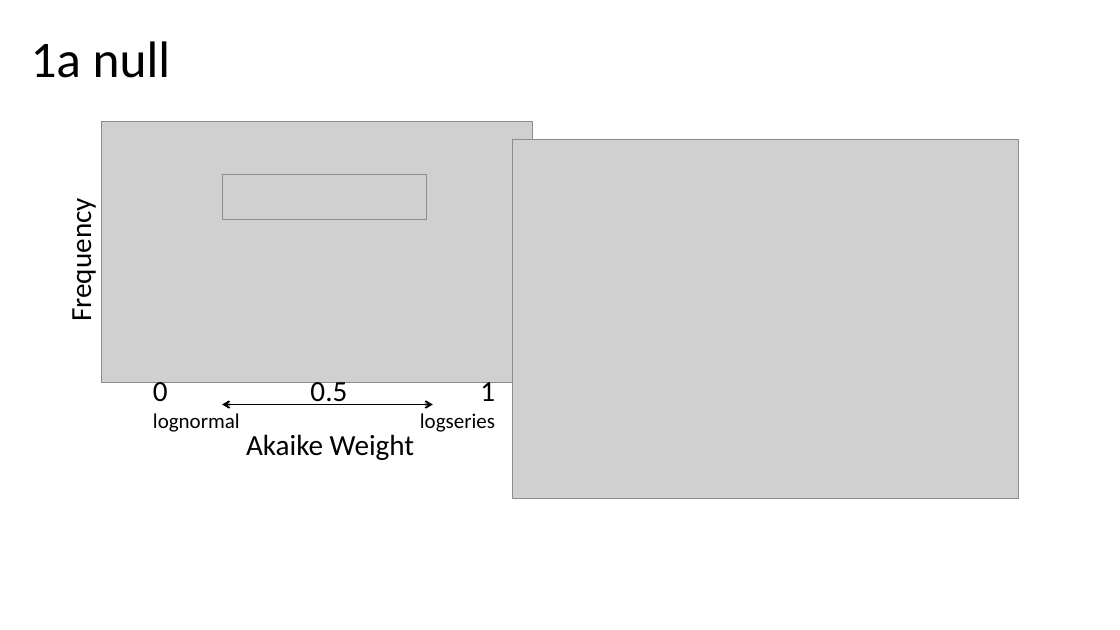
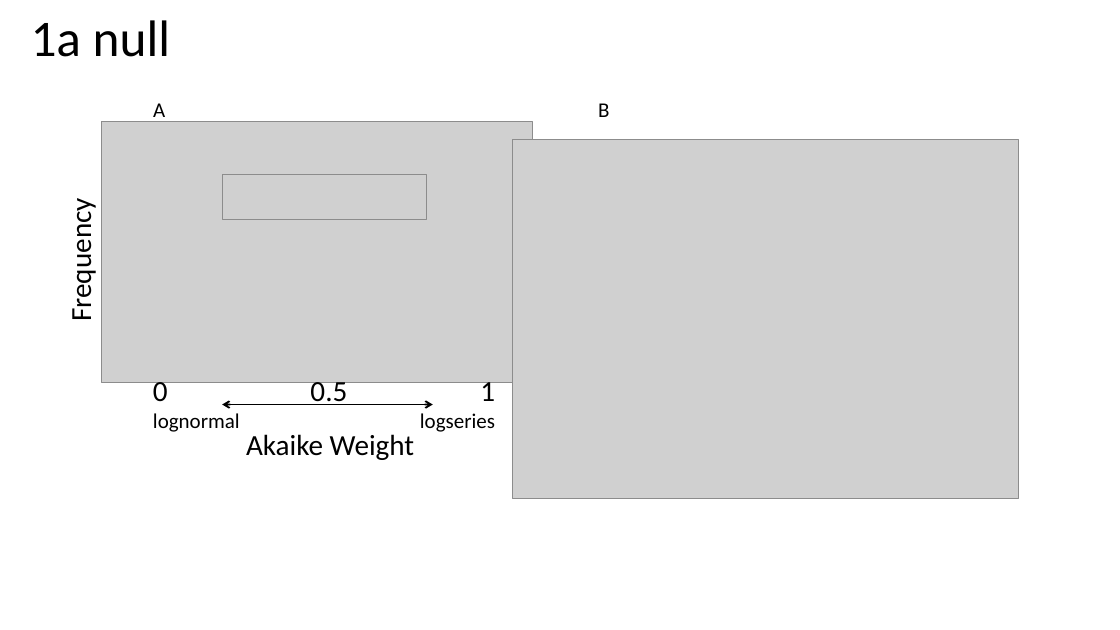
Before and after one commit to hurlbertlab/core-transient, a slide deck: slide 14 of output/plots/all_figs_with_legends.pptx. Drawn at 1120x630 pixels with LibreOffice and Linux fonts; fonts in the diff are those of the drawing; grey boxes stand for pictures. Boxes give left, top, right and bottom in pixels: in the first picture for what was removed or moved away, otherwise in the second. Text is boxed around its words. In the diff, an @@ line names an element or a change of style, - is before the commit and + after.

Commit message:
fixed figs:

```diff
--- a/output/plots/all_figs_with_legends.pptx
+++ b/output/plots/all_figs_with_legends.pptx
@@ title "1a null": place and size @@
-title "1a null" at (31,41,170,78)
+title "1a null" at (31,20,170,57)
@@ text added at (153,103,165,124), 18 pt, text #000000 @@
+A
@@ text added at (598,103,609,117), 18 pt, text #000000 @@
+B
```
